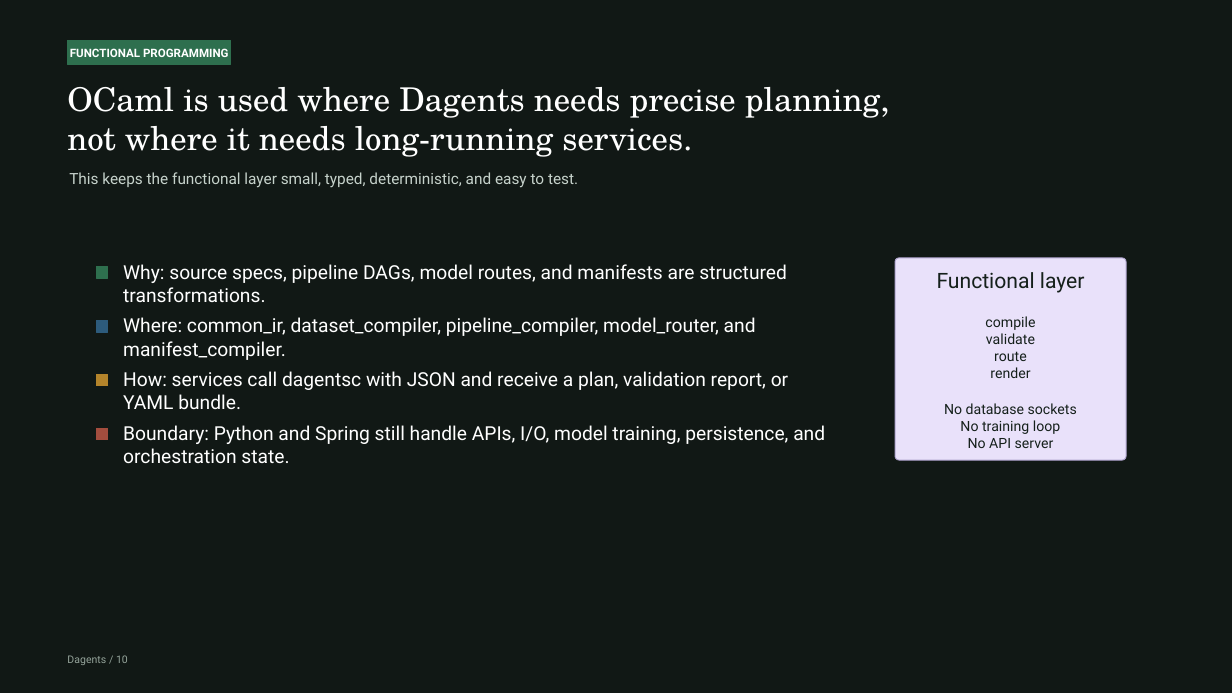
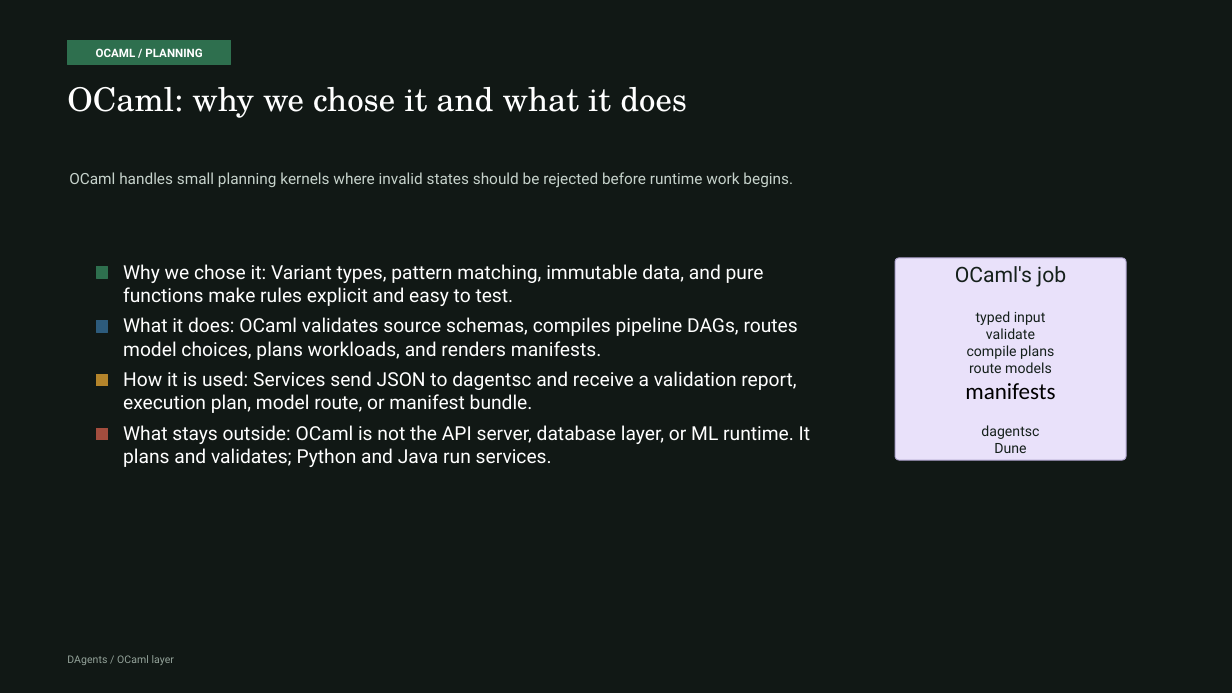
Before and after one commit to pradyunuydarp/Dagents, a slide deck: slide 37 of docs/presentation/dagents-project-presentation.pptx (slide 16 before the commit). Drawn at 1232x693 pixels with LibreOffice and Linux fonts; fonts in the diff are those of the drawing. Boxes give left, top, right and bottom in pixels: in the first picture for what was removed or moved away, otherwise in the second. Text is boxed around its words. In the diff, an @@ line names an element or a change of style, - is before the commit and + after.

```diff
--- a/docs/presentation/dagents-project-presentation.pptx
+++ b/docs/presentation/dagents-project-presentation.pptx
@@ text in rectangle at (96, 48, 202, 57): text changed @@
-FUNCTIONAL PROGRAMMING
+OCAML / PLANNING
@@ text at (67, 87, 687, 118): text changed @@
-OCaml is used where Dagents needs precise planning, not where it needs long-running services.
+OCaml: why we chose it and what it does
@@ text at (69, 172, 793, 188): text changed @@
-This keeps the functional layer small, typed, deterministic, and easy to test.
+OCaml handles small planning kernels where invalid states should be rejected before runtime work begins.
@@ text at (123, 264, 764, 306): text changed @@
-Why: source specs, pipeline DAGs, model routes, and manifests are structured transformations.
+Why we chose it: Variant types, pattern matching, immutable data, and pure functions make rules explicit and easy to test.
@@ text in rounded rectangle at (955, 266, 1066, 325): text changed @@
-Functional layer
-compile
+OCaml's job
+typed input
@@ text at (123, 317, 798, 360): text changed @@
-Where: common_ir, dataset_compiler, pipeline_compiler, model_router, and manifest_compiler.
+What it does: OCaml validates source schemas, compiles pipeline DAGs, routes model choices, plans workloads, and renders manifests.
@@ text in rounded rectangle at (965, 345, 1055, 453): text changed @@
-route
-render
-No database sockets
-No training loop
-No API server
+compile plans
+route models
+manifests
+dagentsc
+Dune
@@ text at (123, 371, 796, 413): text changed @@
-How: services call dagentsc with JSON and receive a plan, validation report, or YAML bundle.
+How it is used: Services send JSON to dagentsc and receive a validation report, execution plan, model route, or manifest bundle.
@@ text at (123, 425, 811, 467): text changed @@
-Boundary: Python and Spring still handle APIs, I/O, model training, persistence, and orchestration state.
+What stays outside: OCaml is not the API server, database layer, or ML runtime. It plans and validates; Python and Java run services.
@@ text at (67, 655, 174, 665): text changed @@
-Dagents / 10
+DAgents / OCaml layer
```
Also in this commit, not shown: 9 other slides changed, 37 slides added, 41 other files.
